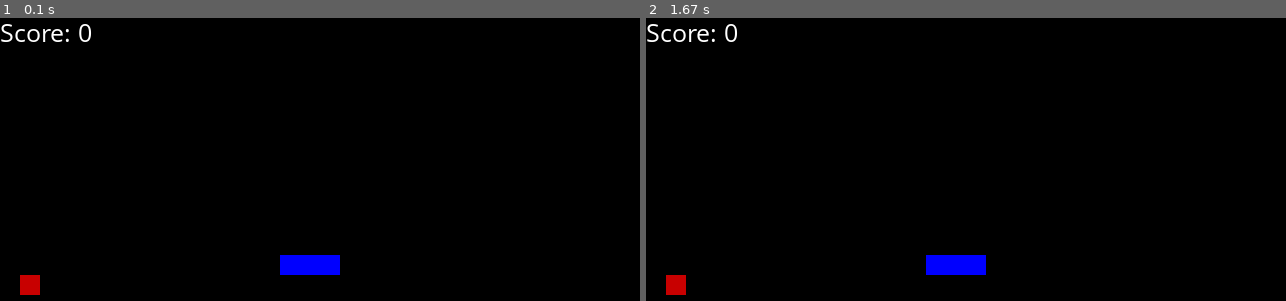
Above: before the commit, frames 1-2 (left to right).
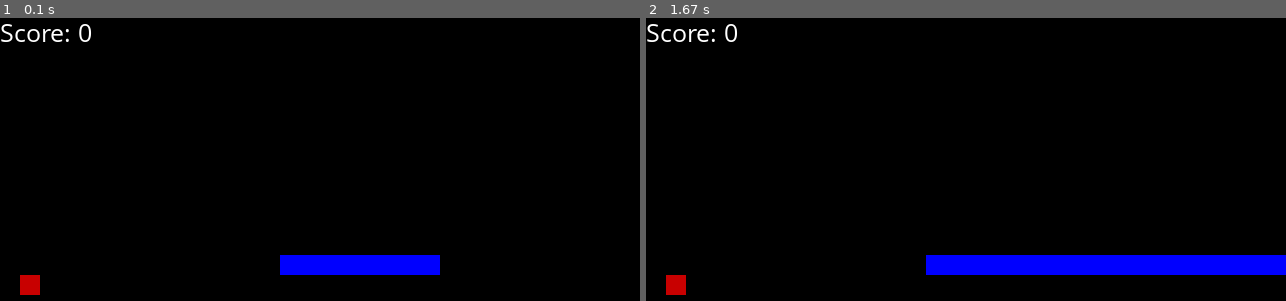
Above: after the commit, the same moments.

Repository: jrTanvirHasan27/SNAKE_PYGAME_AI
Game: pygame game, started from snake_game.py
The game is run twice, just before and just after one commit, with the same random seed, the same clock (stepped at 60 frames per second) and the same inputs.
Inputs:
- Up to frame 1 (0.1 s): no input
- Up to frame 2 (1.67 s): hold Right 0.33-0.8 s; hold Up 0.83-1.3 s

The runs differ from the first frame. In frame 1, 1.1% of the frame differs, in the area x 53-69%, y 83-91%; in frame 2, 3.3%, in the area x 53-100%, y 83-91%.

Commit message:
Updated the head of the snake.
Created a  function named _move which will update the head of the snake after a user gives the snake a instruction to go in any direction.

Diff:
--- a/snake_game.py
+++ b/snake_game.py
@@ -71,15 +71,17 @@
                 elif event.key == pygame.K_DOWN:
                     self.direction = Direction.DOWN
         # Move
+        self._move(self.direction)      # update head
+        self.snake.insert(0, self.head)
 
         # Check if game over
+        game_Over = False
 
         # update Ui and clock
         self._update_ui()
         self.clock.tick(SPEED)
 
         # return game over and score
-        game_Over = False
         return game_Over, self.score
 
     def _update_ui(self):
@@ -94,6 +96,20 @@
         text = font.render("Score: "+str(self.score), True, WHITE)
         self.display.blit(text, [0, 0])
         pygame.display.flip()
+
+    def _move(self, direction):
+        x = self.head.x
+        y = self.head.y
+        if direction == Direction.RIGHT:
+            x += BLOCK_SIZE
+        elif direction == Direction.LEFT:
+            x -= BLOCK_SIZE
+        elif direction == Direction.UP:
+            y -= BLOCK_SIZE
+        elif direction == Direction.DOWN:
+            y += BLOCK_SIZE
+
+        self.head = point(x, y)
 
 
 if __name__ == '__main__':
